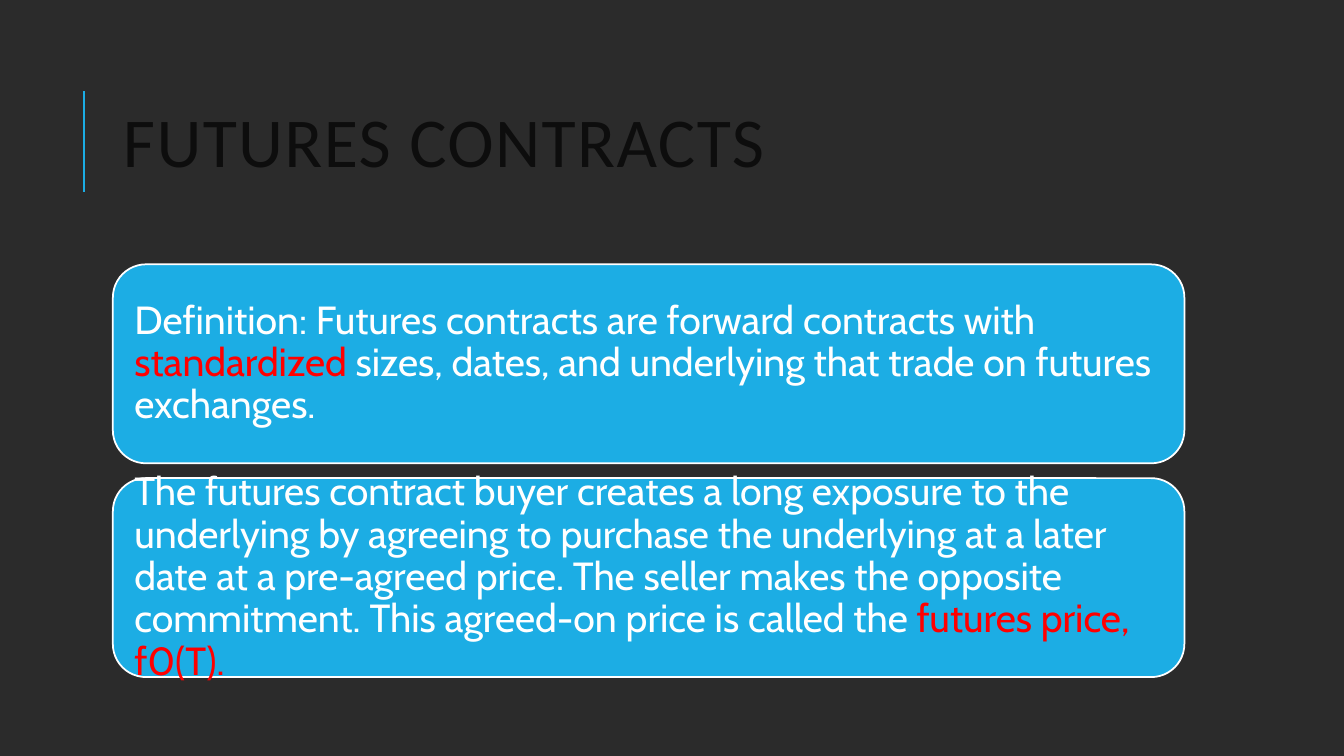
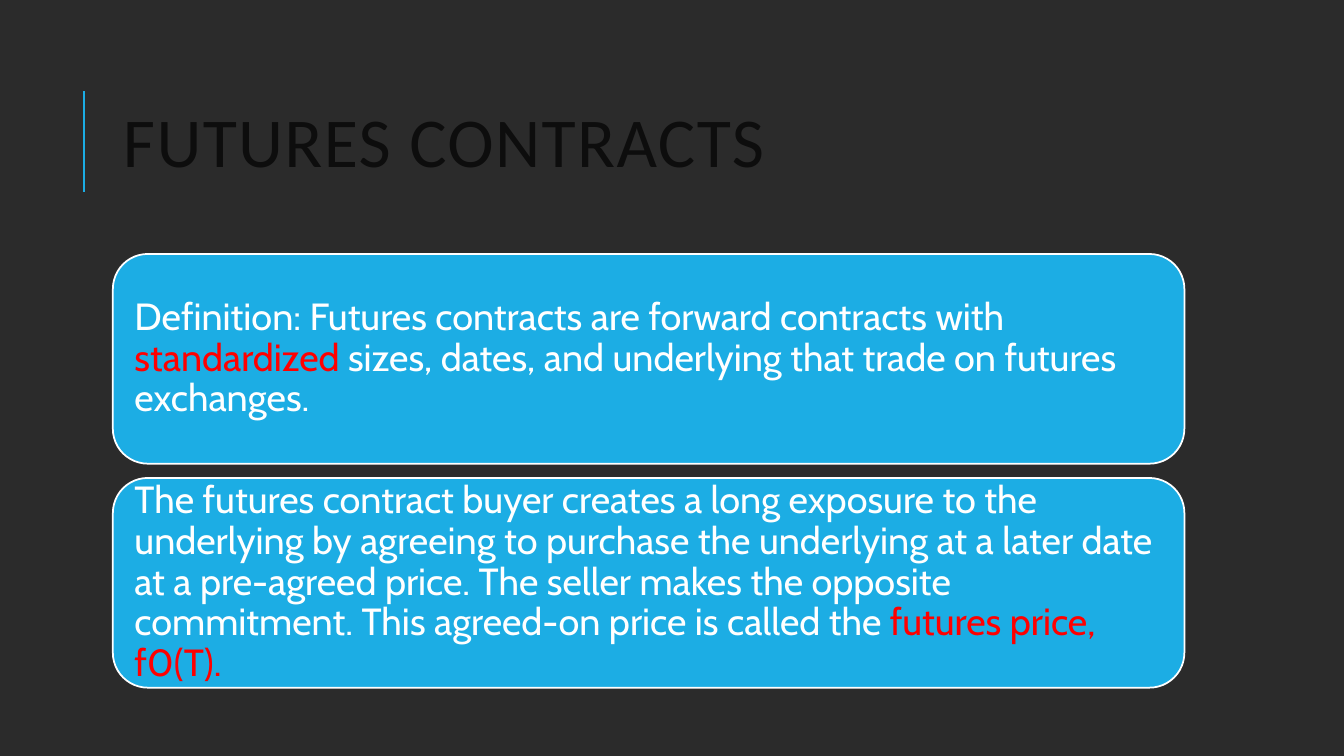
Before and after one commit to Isco0530/data, a slide deck: slide 11 of Derivatives.pptx. Drawn at 1344x756 pixels with LibreOffice and Linux fonts; fonts in the diff are those of the drawing; background and template pictures are left out; a plain dark background stands for a picture behind light text. Boxes give left, top, right and bottom in pixels: in the first picture for what was removed or moved away, otherwise in the second. Text is boxed around its words. In the diff, an @@ line names an element or a change of style, - is before the commit and + after.

```diff
--- a/Derivatives.pptx
+++ b/Derivatives.pptx
@@ rounded rectangle: place and size @@
-rounded rectangle at (113, 264, 1185, 463)
+rounded rectangle at (113, 254, 1185, 464)
@@ text "Definition: Futures contracts are forward ..." at (134, 301, 1117, 420): size 28 to 27 pt @@
@@ rounded rectangle: place and size @@
-rounded rectangle at (113, 478, 1185, 677)
+rounded rectangle at (113, 478, 1185, 688)
@@ text "The futures contract buyer creates ..." at (134, 481, 1153, 685): size 28 to 27 pt @@
```
Also in this commit, not shown: 9 other slides changed, 5 slides added, 7 slides removed.
